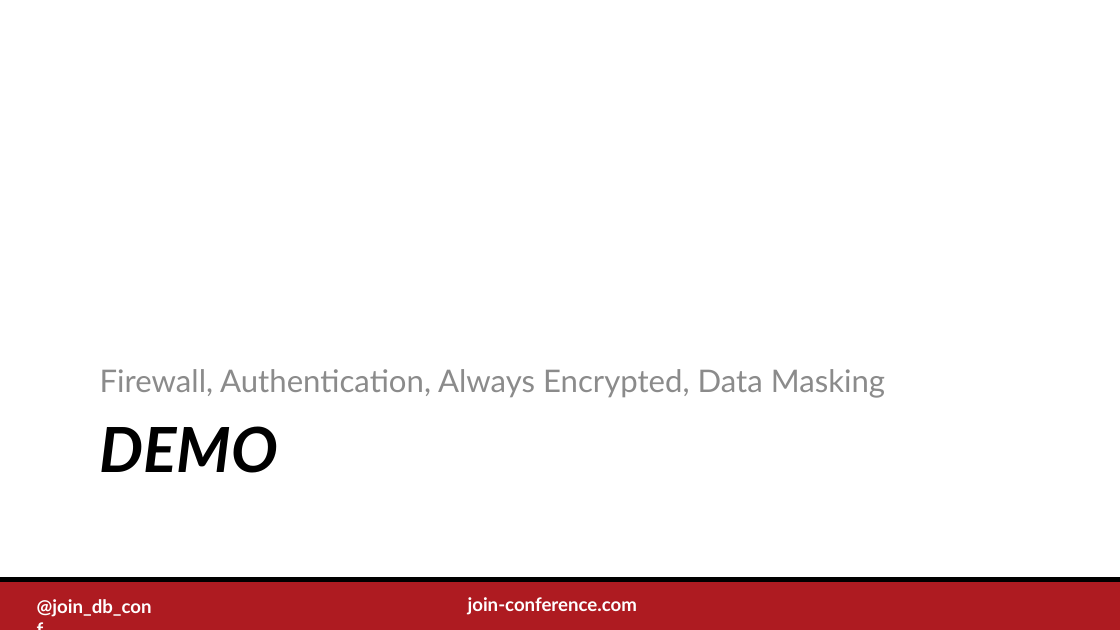
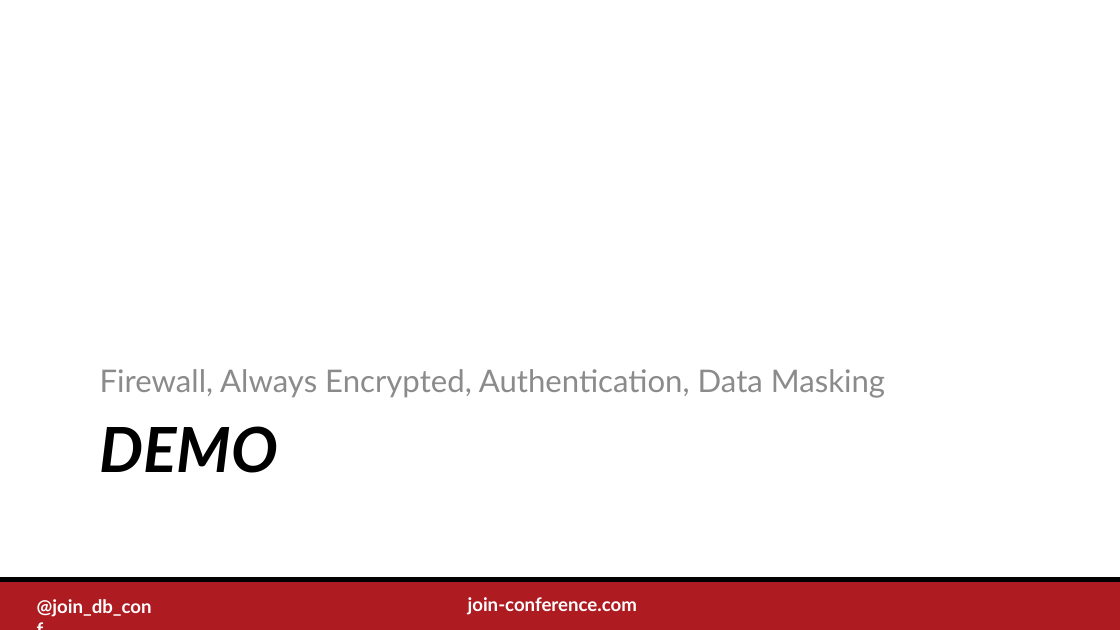
Before and after one commit to childotg/Events.2019, a slide deck: slide 13 of 191121 - JOIN Conference @Warsaw/Session 2/Working with Azure Database Services Platform.pptx. Drawn at 1120x630 pixels with LibreOffice and Linux fonts; fonts in the diff are those of the drawing; background and template pictures are left out. Boxes give left, top, right and bottom in pixels: in the first picture for what was removed or moved away, otherwise in the second. Text is boxed around its words. In the diff, an @@ line names an element or a change of style, - is before the commit and + after.

```diff
--- a/191121 - JOIN Conference @Warsaw/Session 2/Working with Azure Database Services Platform.pptx
+++ b/191121 - JOIN Conference @Warsaw/Session 2/Working with Azure Database Services Platform.pptx
@@ text at (100, 369, 885, 398): text changed @@
-Firewall, Authentication, Always Encrypted, Data Masking
+Firewall, Always Encrypted, Authentication, Data Masking
```
Also in this commit, not shown: 18 other slides changed, 8 other files.
